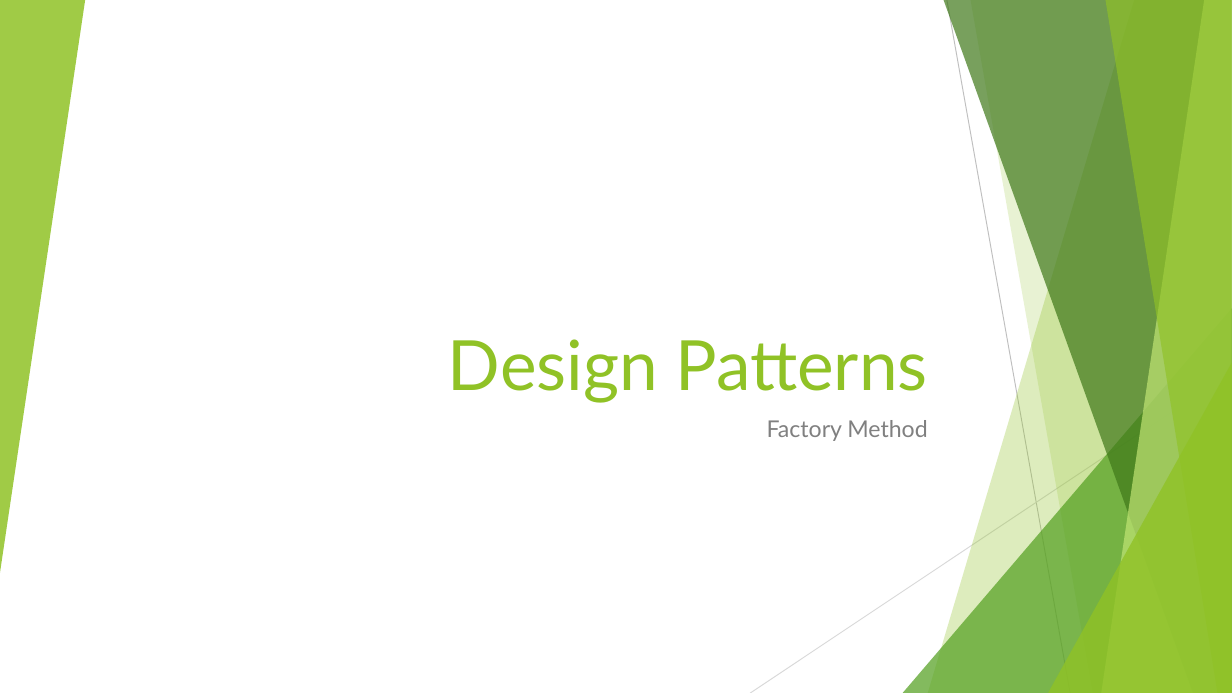
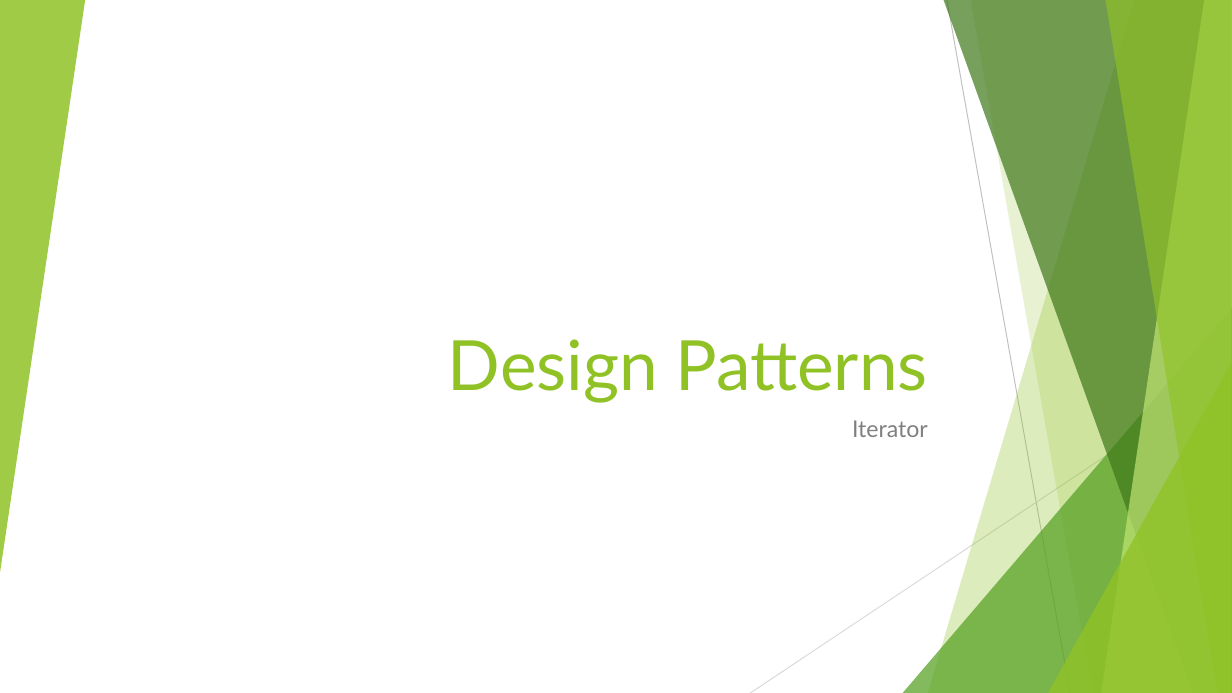
Before and after one commit to cmelende/Design-Patterns, a slide deck: slide 2 of Notes/Powerpoints/Iterator.pptx (slide 1 before the commit). Drawn at 1232x693 pixels with LibreOffice and Linux fonts; fonts in the diff are those of the drawing. Boxes give left, top, right and bottom in pixels: in the first picture for what was removed or moved away, otherwise in the second. Text is boxed around its words. In the diff, an @@ line names an element or a change of style, - is before the commit and + after.

```diff
--- a/Notes/Powerpoints/Iterator.pptx
+++ b/Notes/Powerpoints/Iterator.pptx
@@ subtitle at (852, 420, 928, 437): text changed @@
-Factory Method
+Iterator
```
Also in this commit, not shown: 2 other slides changed, 1 slide added, 4 slides removed, 15 other files.
